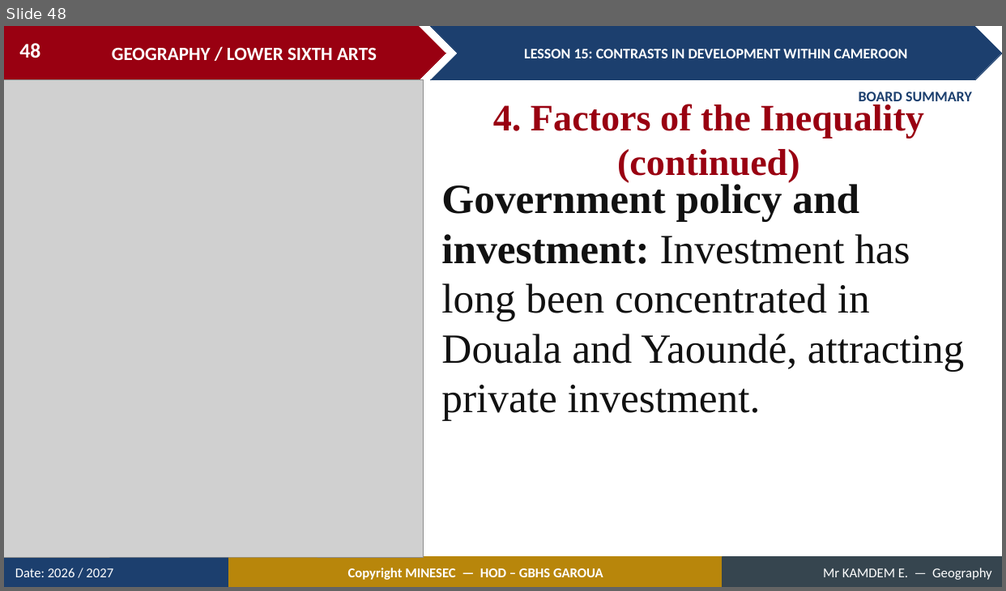
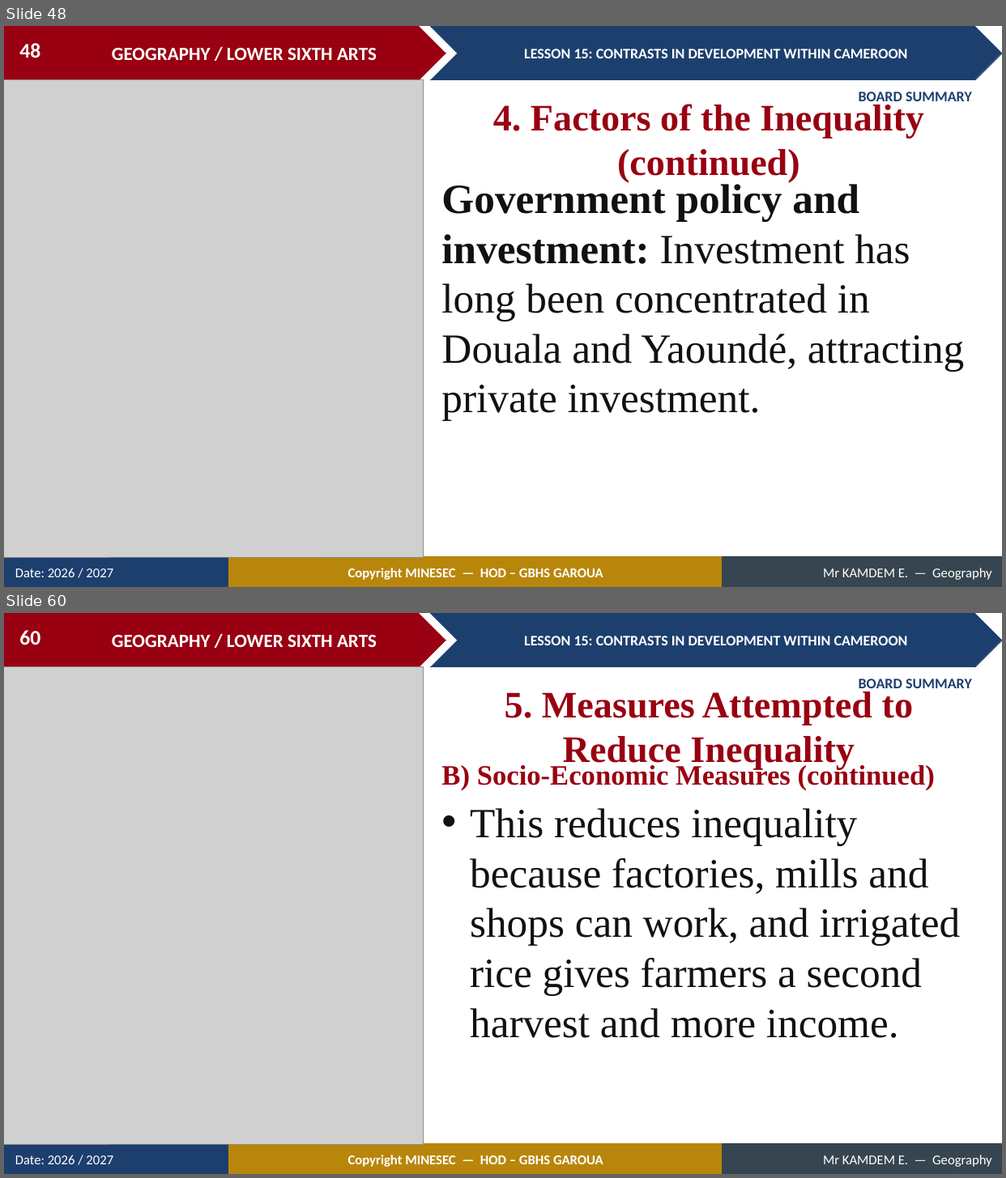
Before and after one commit to Berthautk/linea-github, a slide deck: lecons/LSA/Geography of Cameroon/15_LSA_CAM_L15_Contrasts_in_Development_within_Cameroon.pptx. Shown one above the other, each under a label of ours: slide 48 before the commit, slides 48 and 60 after it; the slides between them are not shown. The pictures are 1006x591 and 1006x1178 pixels, drawn with LibreOffice and Linux fonts; fonts in the diff are those of the drawing; grey boxes stand for pictures. Boxes give left, top, right and bottom in pixels: in the first picture for what was removed or moved away, otherwise in the second. Text is boxed around its words. In the diff, an @@ line names an element or a change of style, - is before the commit and + after.

```diff
--- a/lecons/LSA/Geography of Cameroon/15_LSA_CAM_L15_Contrasts_in_Development_within_Cameroon.pptx
+++ b/lecons/LSA/Geography of Cameroon/15_LSA_CAM_L15_Contrasts_in_Development_within_Cameroon.pptx
@@ slide 60 added at box(4, 613, 1002, 1174), background #FFFFFF; not listed: 9 template elements that a slide beside it also shows @@
@@ page number added at box(19, 630, 40, 645), 20 pt, text #FFFFFF, bold @@
+60
@@ picture added at box(4, 667, 424, 1144) @@
@@ text added at box(859, 679, 972, 692), 14 pt, text #1C3F6E, bold @@
+BOARD SUMMARY
@@ text added at box(505, 692, 913, 770), 36 pt, text #990011, bold @@
+5. Measures Attempted to Reduce Inequality
@@ text added at box(441, 763, 935, 790), 27 pt, text #990011, bold @@
+B) Socio-Economic Measures (continued)
@@ text added at box(470, 808, 961, 1038), 40 pt, text #111111 @@
+• This reduces inequality because factories, mills and shops can work, and irrigated rice gives farmers a second harvest and more income.
```
Also in this commit, not shown: 4 slides changed, 21 other slides added, 1 slide removed, 2 other files.
